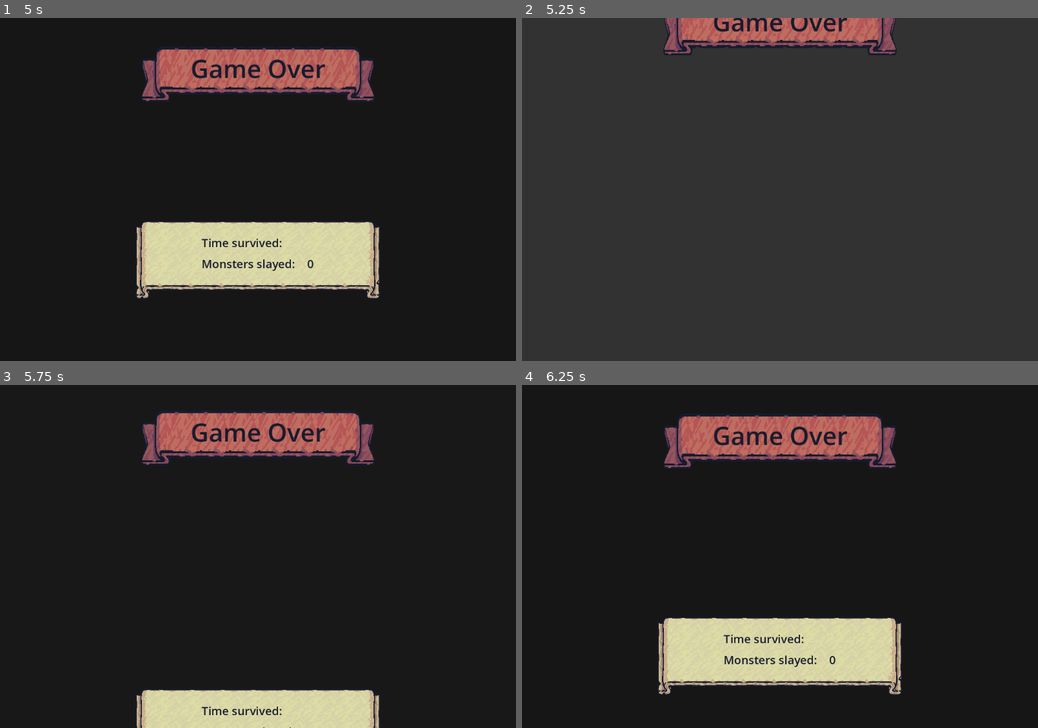
Above: before the commit, frames 1-4 (two rows, left to right).
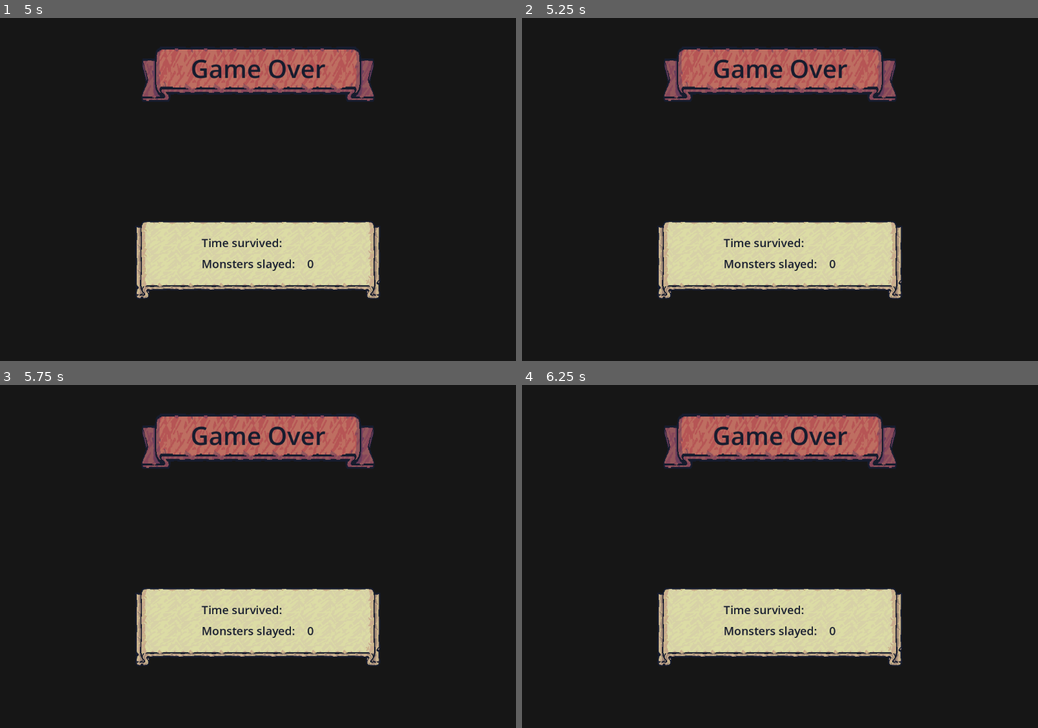
Above: after the commit, the same moments.

Repository: bluejynz/survivallike-godot
Game: Godot game, scene res://ui/game_over_ui.tscn
Same seed, same stepped clock (60 frames per second), same inputs: the game is played once before the commit and once after it. This scene is started directly instead of the project's main scene.
Inputs (mouse positions are in pixels of both pictures, inside the frame that each line leads up to):
- Up to frame 1 (5 s): move the mouse to (371, 172) at 0.52 s; hold D (move_right) 0.53-1.28 s; click (371, 172) at 0.6 s; move the mouse to (154, 206) at 1.27 s; hold S (move_down) 1.28-2.03 s; click (154, 206) at 1.35 s; move the mouse to (309, 114) at 2.02 s; hold D (move_right) 2.03-2.78 s; click (309, 114) at 2.1 s; tap Enter at 2.75, 4.25 s; move the mouse to (232, 258) at 2.77 s; hold W (move_up) 2.78-3.53 s; click (232, 258) at 2.85 s; tap Space at 3.5 s; move the mouse to (412, 240) at 3.52 s; hold A (move_left) from 3.53 s (still down); click (412, 240) at 3.6 s; move the mouse to (103, 138) at 4.27 s; click (103, 138) at 4.35 s
- Up to frame 2 (5.25 s): tap Space at 5 s; move the mouse to (805, 189) at 5.02 s; release A (move_left) at 5.03 s; hold S (move_down) from 5.03 s (still down); click (805, 189) at 5.1 s
- Up to frame 3 (5.75 s): keep holding S (move_down)
- Up to frame 4 (6.25 s): move the mouse to (702, 470) at 5.77 s; release S (move_down) at 5.78 s; hold D (move_right) from 5.78 s (still down); click (702, 470) at 5.85 s

Frame 1 is identical in both runs. In frame 2, 99% of the frame differs, in the area x 0-100%, y 0-100%; in frame 3, 17%; in frame 4, 9.1%.

Commit message:
finishing game over and rearranging code

Diff:
--- a/entities/enemies/enemy.gd
+++ b/entities/enemies/enemy.gd
@@ -41,6 +41,8 @@
 		die()
 
 func die() -> void:
+	GameManager.monsters_slayed += 1
+
 	if death_prefab:
 		var death_object = death_prefab.instantiate()
 		death_object.position = position
--- a/game_manager.gd
+++ b/game_manager.gd
@@ -8,7 +8,17 @@
 
 var gold_count: int = 0
 var elapsed_time: float = 0
+var elapsed_time_text: String
+var monsters_slayed: int = 0
+
 var is_game_over: bool = false
+
+func _process(delta):
+	elapsed_time += delta
+	var elapsed_time_in_seconds: int = floori(GameManager.elapsed_time)
+	var seconds: int = elapsed_time_in_seconds % 60
+	var minutes: int = elapsed_time_in_seconds / 60
+	elapsed_time_text = "%02d:%02d" % [minutes, seconds]
 
 func end_game():
 	if is_game_over: return
@@ -19,7 +29,9 @@
 	player = null
 	player_position = Vector2.ZERO
 	elapsed_time = 0
+	elapsed_time_text = ""
 	gold_count = 0
+	monsters_slayed = 0
 	is_game_over = false
 	for connection in game_over.get_connections():
 		game_over.disconnect(connection.callable)
--- a/scenes/main_scene.gd
+++ b/scenes/main_scene.gd
@@ -12,6 +12,4 @@
 		game_ui = null
 
 	var game_over_ui: GameOverUI = game_over_ui_template.instantiate()
-	game_over_ui.time_survived = "12:54"
-	game_over_ui.monsters_slayed = 9
 	add_child(game_over_ui)
--- a/ui/game_over_ui.gd
+++ b/ui/game_over_ui.gd
@@ -4,15 +4,13 @@
 @onready var time_label: Label = %TimeLabel
 @onready var monsters_label: Label = %MonstersLabel
 
-@export var restart_delay: float = 5
+@export var restart_delay: float = 10
 
 var restart_cooldown: float
-var time_survived: String
-var monsters_slayed: int
 
 func _ready():
-	time_label.text = time_survived
-	monsters_label.text = str(monsters_slayed)
+	time_label.text = GameManager.elapsed_time_text
+	monsters_label.text = str(GameManager.monsters_slayed)
 	restart_cooldown = restart_delay
 
 func _process(delta: float) -> void:
--- a/ui/game_ui.gd
+++ b/ui/game_ui.gd
@@ -8,9 +8,4 @@
 
 func _process(delta):
 	gold_label.text = str(GameManager.gold_count)
-
-	GameManager.elapsed_time += delta
-	var elapsed_time_in_seconds: int = floori(GameManager.elapsed_time)
-	var seconds: int = elapsed_time_in_seconds % 60
-	var minutes: int = elapsed_time_in_seconds / 60
-	timer_label.text = "%02d:%02d" % [minutes, seconds]
+	timer_label.text = GameManager.elapsed_time_text
